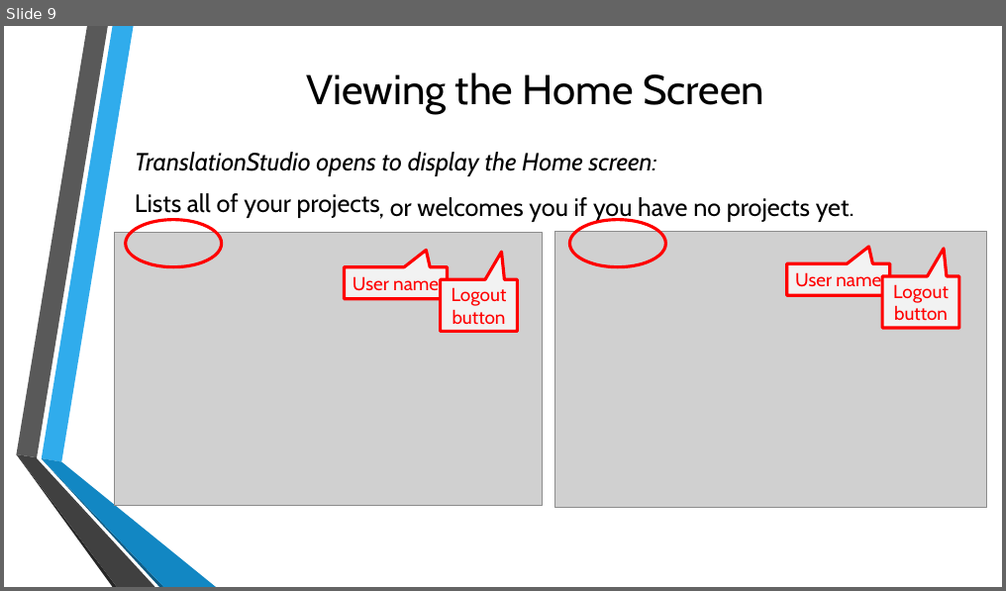
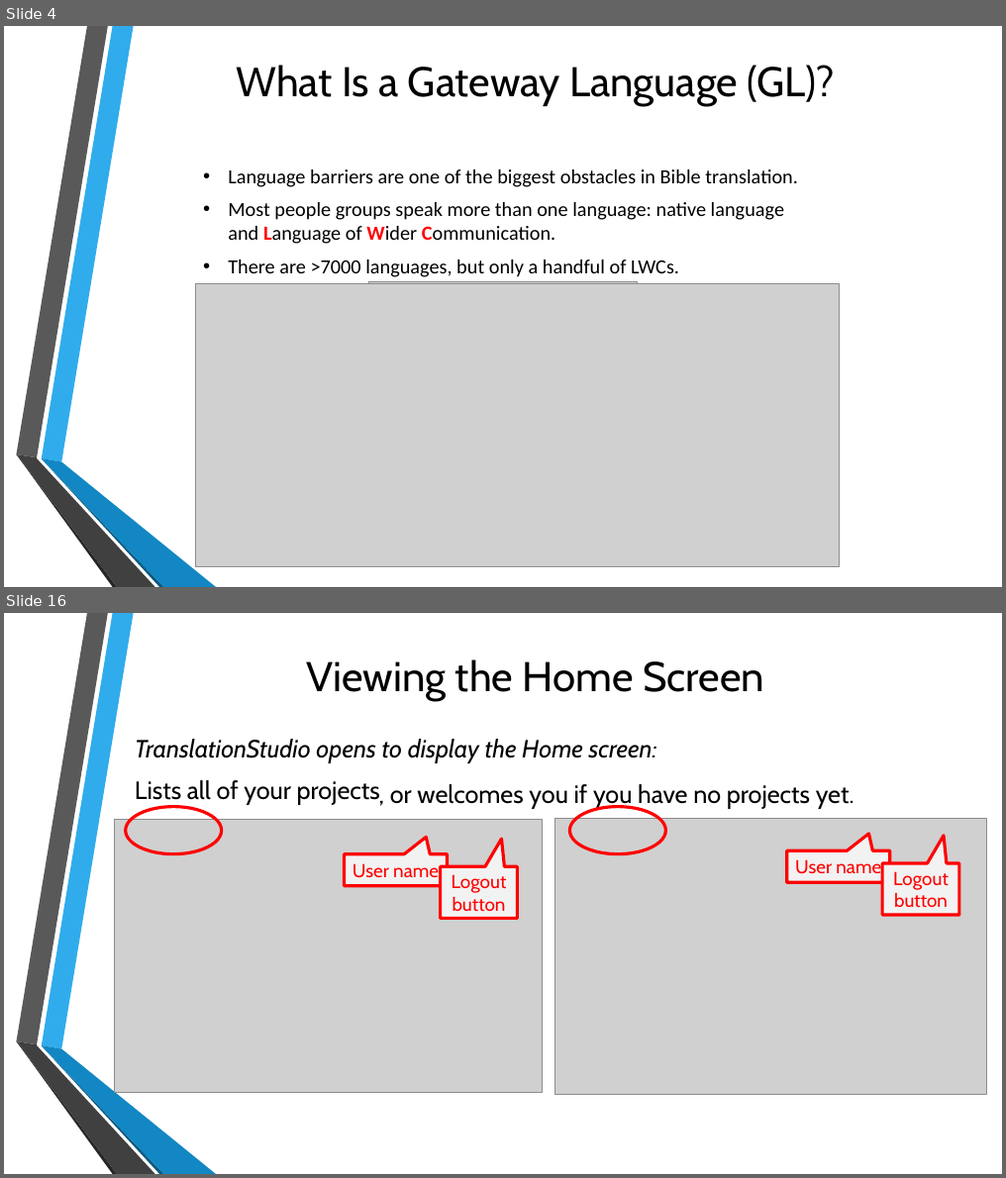
Before and after one commit to unfoldingWord-dev/translationStudio-Info, a slide deck: docs/GetStarted.pptx. Shown one above the other, each under a label of ours: slide 9 before the commit, slides 4 and 16 after it; the slides between them are not shown. The pictures are 1006x591 and 1006x1178 pixels, drawn with LibreOffice and Linux fonts; fonts in the diff are those of the drawing; grey boxes stand for pictures; background and template pictures are left out. Boxes give left, top, right and bottom in pixels: in the first picture for what was removed or moved away, otherwise in the second. Text is boxed around its words. In the diff, an @@ line names an element or a change of style, - is before the commit and + after.

```diff
--- a/docs/GetStarted.pptx
+++ b/docs/GetStarted.pptx
@@ slide 4 added at (x1=4, y1=26, x2=1002, y2=587), background picture (left out); not listed: 6 template elements that a slide beside it also shows @@
@@ text added at (x1=236, y1=65, x2=836, y2=106), 40 pt, text #000000 @@
+What Is a Gateway Language (GL)?
@@ text added at (x1=228, y1=170, x2=798, y2=187), 19.3 pt, text #000000 @@
+• Language barriers are one of the biggest obstacles in Bible translation.
@@ text added at (x1=228, y1=202, x2=784, y2=244), 19.3 pt, text #000000 @@
+• Most people groups speak more than one language: native language and Language of Wider Communication.
@@ text added at (x1=228, y1=260, x2=679, y2=277), 19.3 pt, text #000000 @@
+• There are >7000 languages, but only a handful of LWCs.
@@ picture added at (x1=196, y1=283, x2=839, y2=568) @@
@@ picture added at (x1=369, y1=282, x2=638, y2=552) @@
@@ what was slide 9 is now slide 16 @@
```
Also in this commit, not shown: 7 slides changed, 8 other slides added, 2 slides removed, 1 other file.
